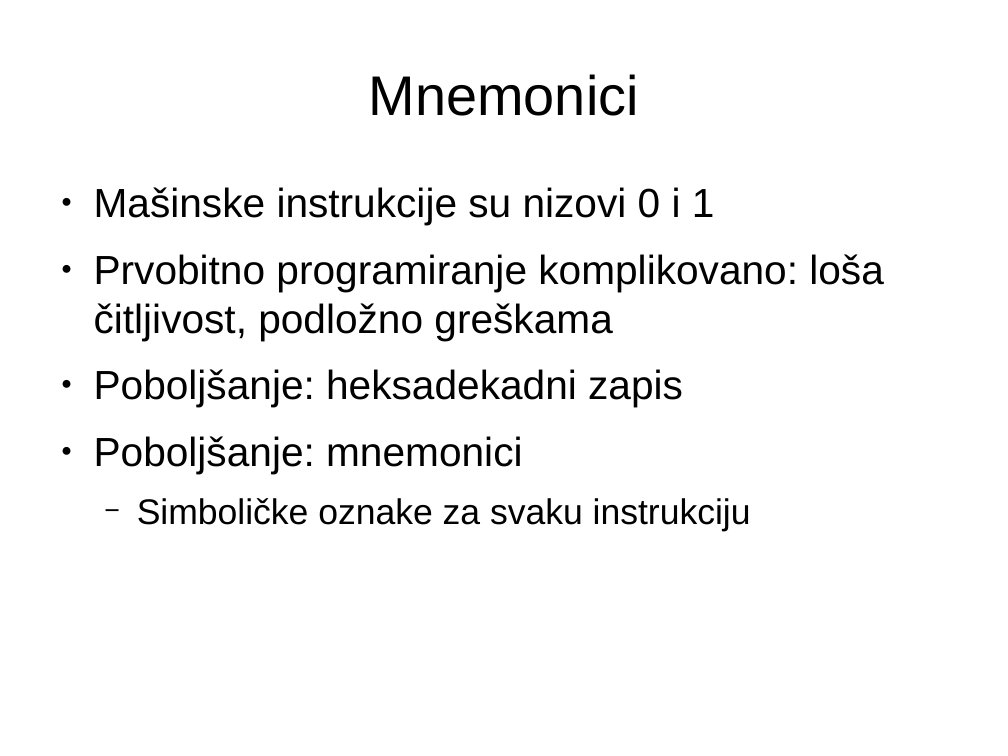
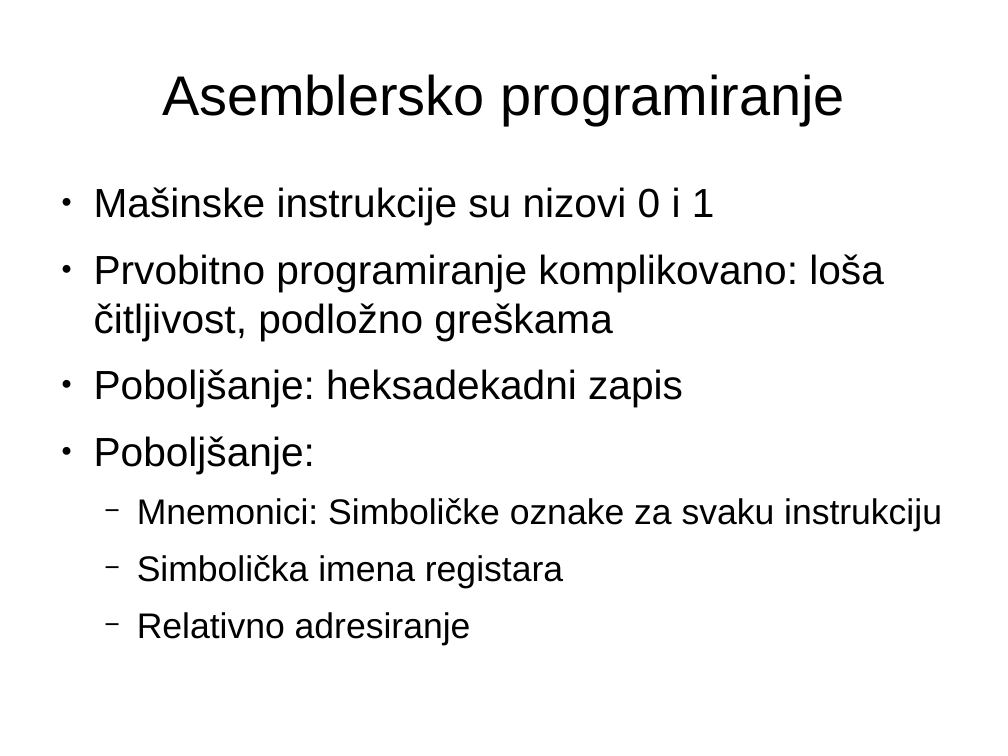
Before and after one commit to NikolaMilev/assembler-prezentacije, a slide deck: slide 7 of cas01/uvod.odp (slide 6 before the commit). Drawn at 1008x756 pixels with LibreOffice and Linux fonts; fonts in the diff are those of the drawing. Boxes give left, top, right and bottom in pixels: in the first picture for what was removed or moved away, otherwise in the second. Text is boxed around its words. In the diff, an @@ line names an element or a change of style, - is before the commit and + after.

```diff
--- a/cas01/uvod.odp
+++ b/cas01/uvod.odp
@@ title at box(162, 74, 845, 125): text changed @@
-Mnemonici
+Asemblersko programiranje
@@ text at box(94, 436, 942, 589): text changed @@
-● Poboljšanje: mnemonici
-  − Simboličke oznake za svaku instrukciju
+● Poboljšanje:
+  − Mnemonici: Simboličke oznake za svaku instrukciju
+  − Simbolička imena registara
+  − Relativno adresiranje
```
Also in this commit, not shown: 1 other slide changed, 1 slide added, 2 other files.
